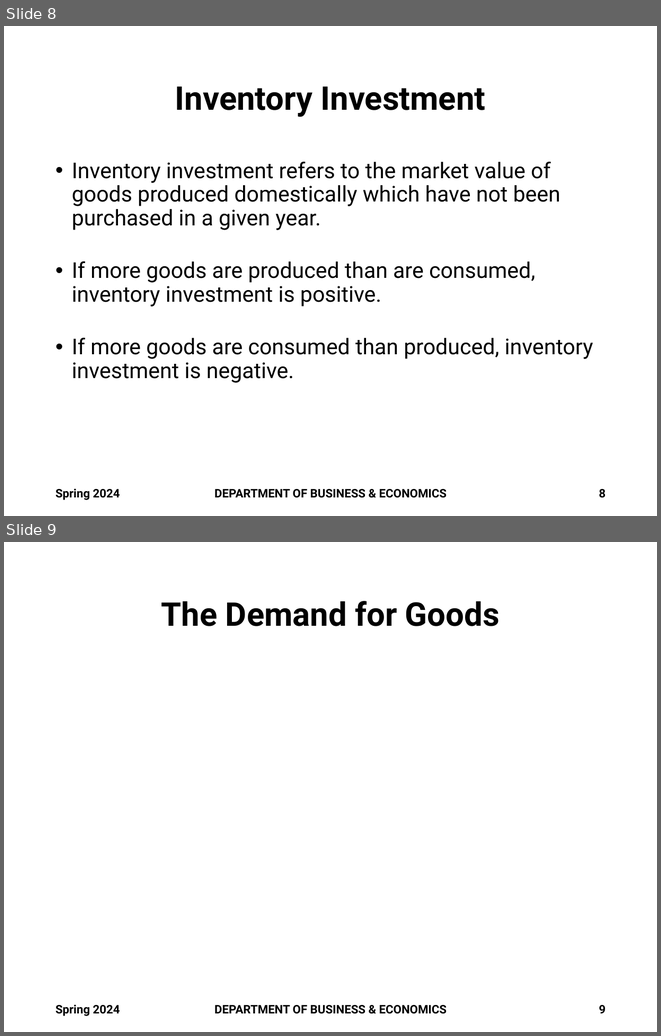
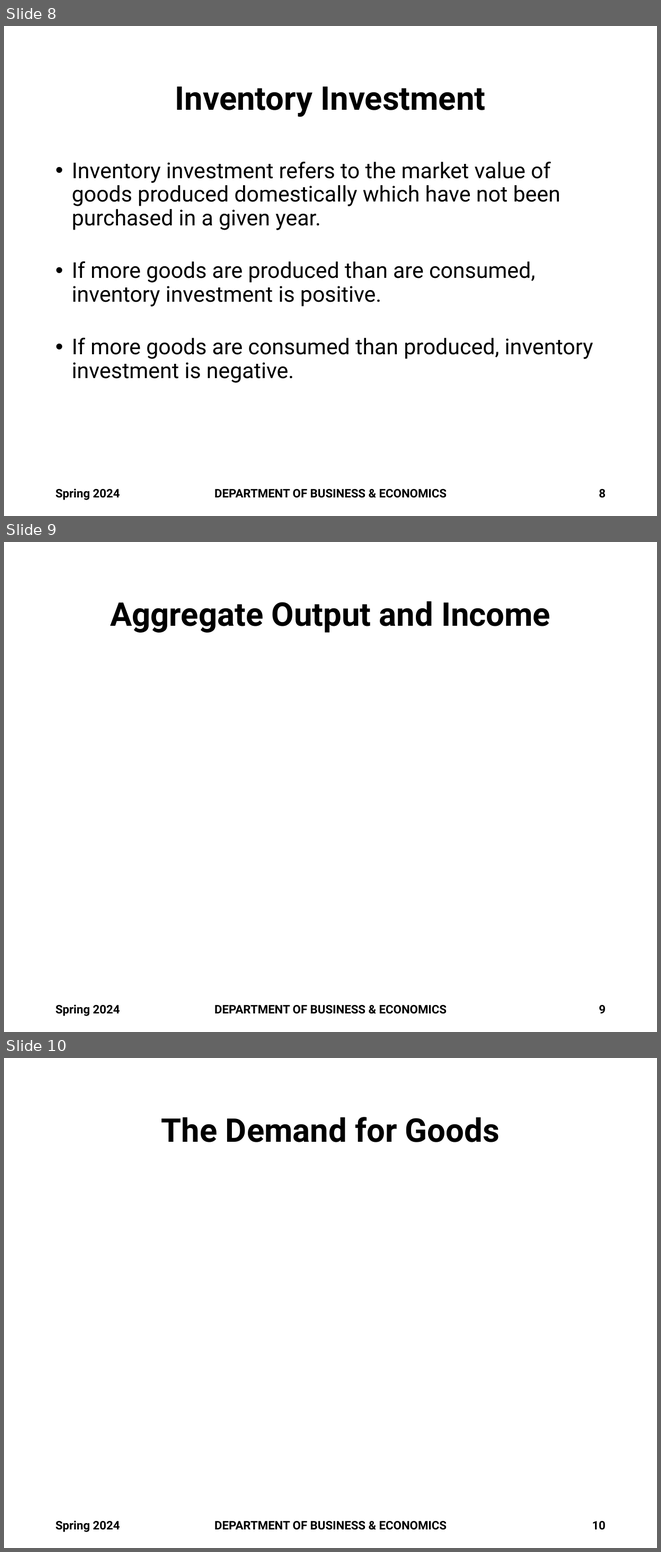
Before and after one commit to brianhwpark/brianhwpark.github.io, a slide deck: files/teaching-resources/monmouthcollege-econ-301/econ-301-s2024-lecture-note/ECON301-S2024-LEC02.pptx. Shown one above the other, each under a label of ours: slides 8 and 9 before the commit, slides 8, 9 and 10 after it. The pictures are 661x1036 and 661x1552 pixels, drawn with LibreOffice and Linux fonts; fonts in the diff are those of the drawing; grey boxes stand for pictures; background and template pictures are left out. Boxes give left, top, right and bottom in pixels: in the first picture for what was removed or moved away, otherwise in the second. Text is boxed around its words. In the diff, an @@ line names an element or a change of style, - is before the commit and + after.

```diff
--- a/files/teaching-resources/monmouthcollege-econ-301/econ-301-s2024-lecture-note/ECON301-S2024-LEC02.pptx
+++ b/files/teaching-resources/monmouthcollege-econ-301/econ-301-s2024-lecture-note/ECON301-S2024-LEC02.pptx
@@ slide 9 added at [4,542,657,1032], background #FFFFFF @@
@@ title added at [110,601,550,633], 36 pt, text #000000, bold @@
+Aggregate Output and Income
@@ text added at [55,1004,120,1016], 13 pt, text #000000, bold @@
+Spring 2024
@@ text added at [214,1005,447,1014], 13 pt, text #000000, bold @@
+DEPARTMENT OF BUSINESS & ECONOMICS
@@ page number added at [599,1005,606,1013], 13 pt, text #000000, bold @@
+9
@@ what was slide 9 is now slide 10 @@
@@ page number at [592,1521,606,1530]: text changed @@
-9
+10
```
Also in this commit, not shown: 1 slide changed, 15 other slides added, 3 other files.
